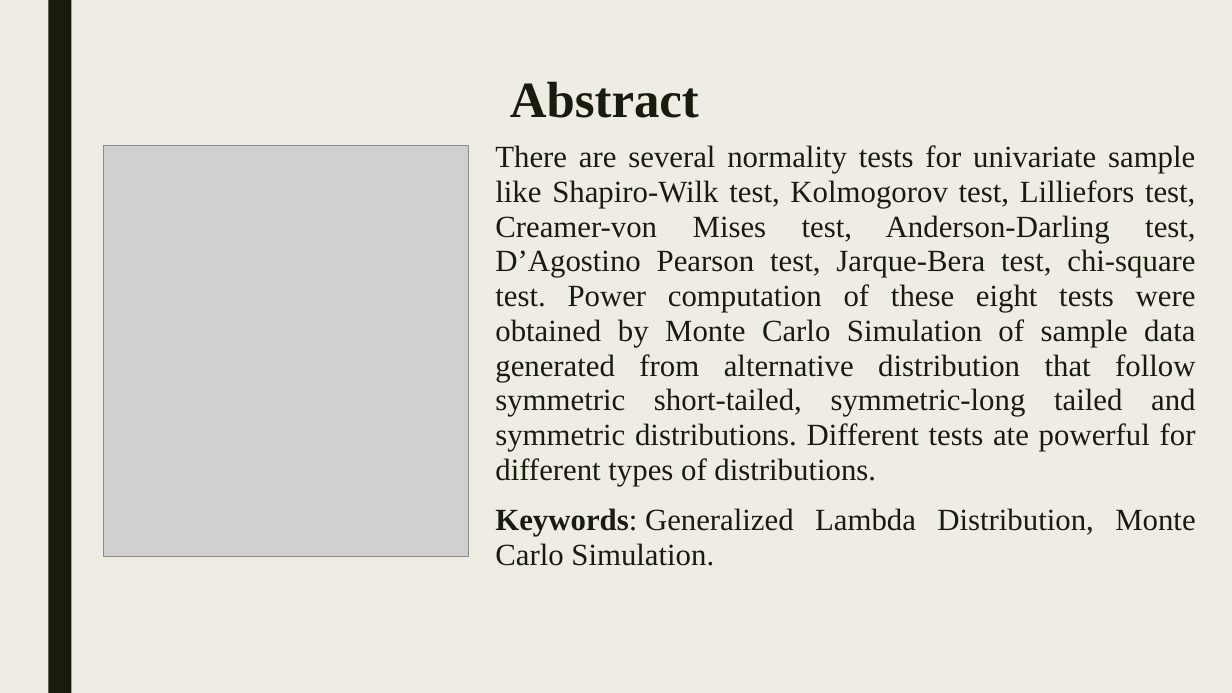
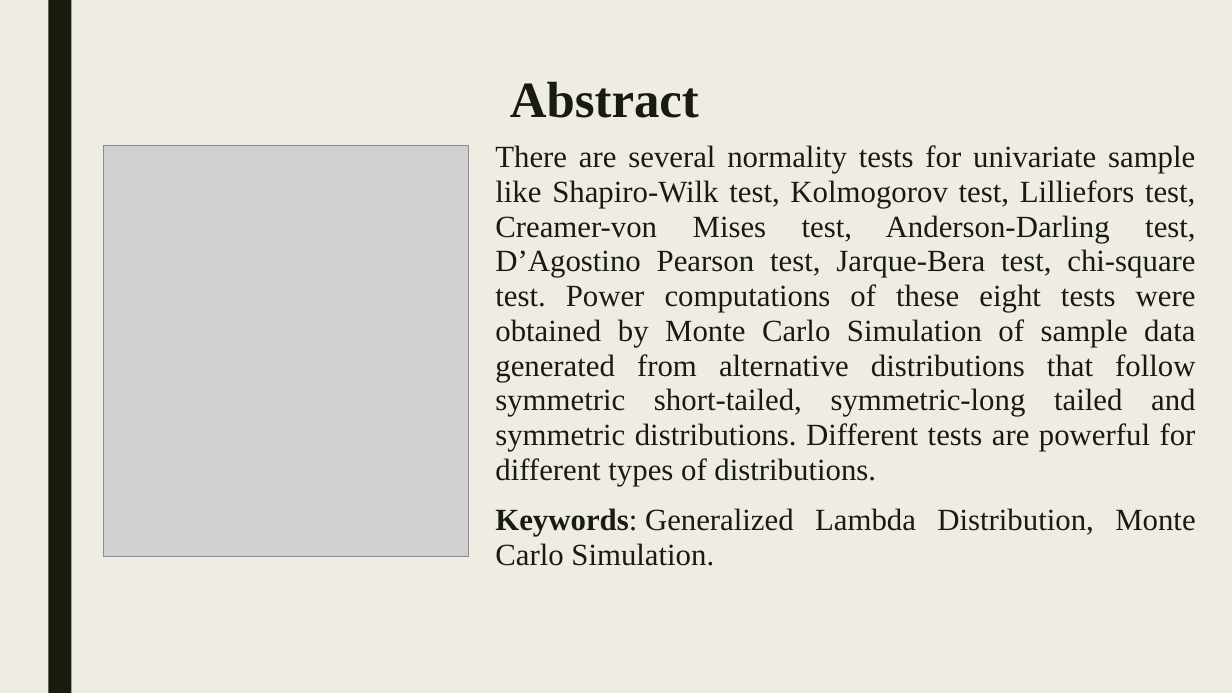
Before and after one commit to godseykj/ComputingProject-MATH6570, a slide deck: slide 2 of NormalityTests.pptx. Drawn at 1232x693 pixels with LibreOffice and Linux fonts; fonts in the diff are those of the drawing; grey boxes stand for pictures. Boxes give left, top, right and bottom in pixels: in the first picture for what was removed or moved away, otherwise in the second. Text is boxed around its words. In the diff, an @@ line names an element or a change of style, - is before the commit and + after.

Commit message:
fixed typos

```diff
--- a/NormalityTests.pptx
+++ b/NormalityTests.pptx
@@ text at [495, 145, 1196, 486]: text changed @@
-There are several normality tests for univariate sample like Shapiro-Wilk test, Kolmogorov test, Lilliefors test, Creamer-von Mises test, Anderson-Darling test, D’Agostino Pearson test, Jarque-Bera test, chi-square test. Power computation of these eight tests were obtained by Monte Carlo Simulation of sample data generated from alternative distribution that follow symmetric short-tailed, symmetric-long tailed and symmetric distributions. Different tests ate powerful for different types of distributions.
+There are several normality tests for univariate sample like Shapiro-Wilk test, Kolmogorov test, Lilliefors test, Creamer-von Mises test, Anderson-Darling test, D’Agostino Pearson test, Jarque-Bera test, chi-square test. Power computations of these eight tests were obtained by Monte Carlo Simulation of sample data generated from alternative distributions that follow symmetric short-tailed, symmetric-long tailed and symmetric distributions. Different tests are powerful for different types of distributions.
```
Also in this commit, not shown: 6 other slides changed.
